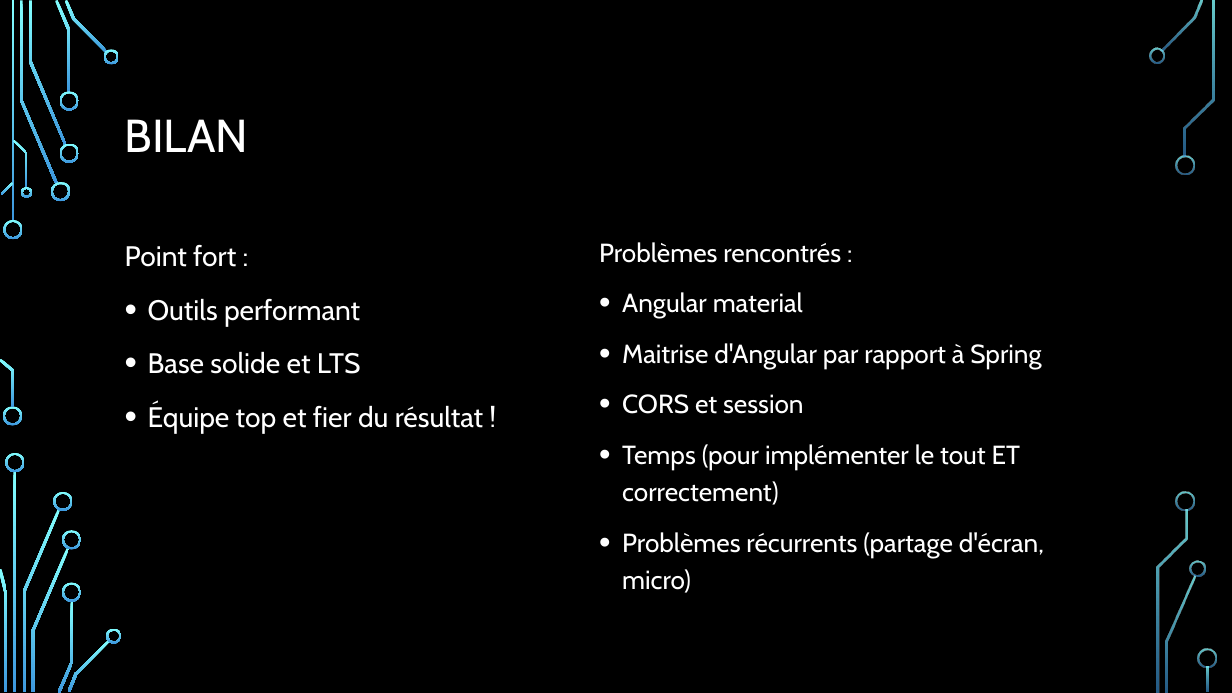
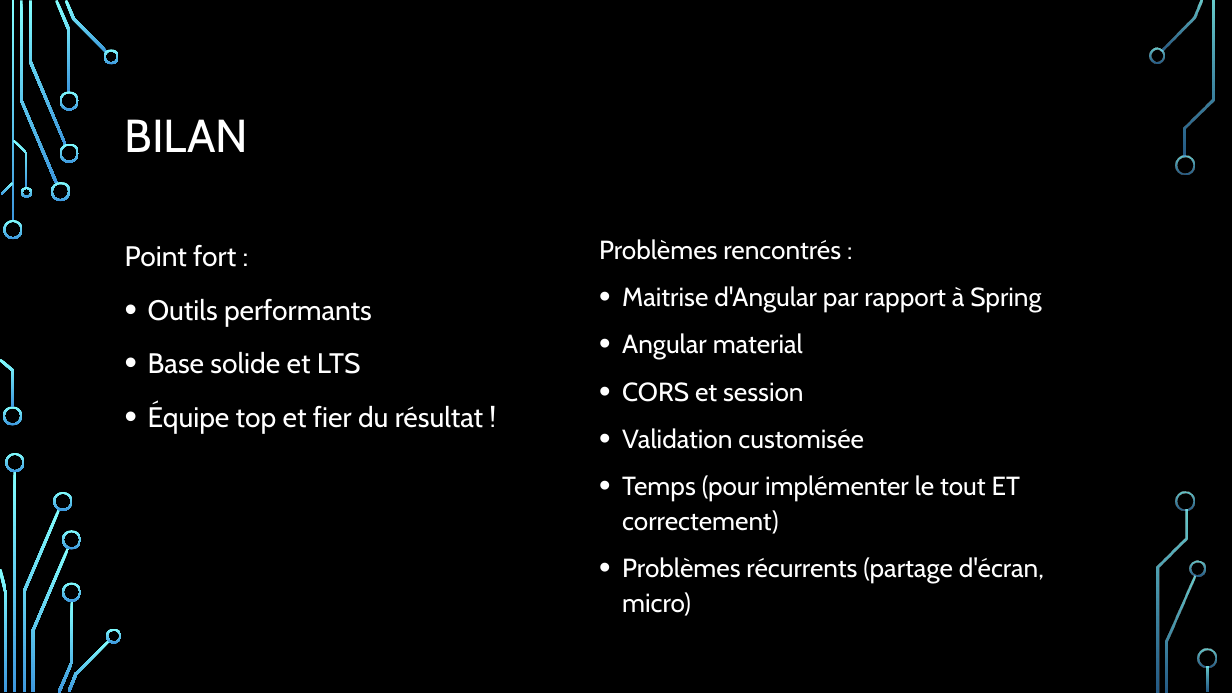
Before and after one commit to KierannCode/GameRef, a slide deck: slide 17 of présentation_orsys.pptx (slide 18 before the commit). Drawn at 1232x693 pixels with LibreOffice and Linux fonts; fonts in the diff are those of the drawing; background and template pictures are left out. Boxes give left, top, right and bottom in pixels: in the first picture for what was removed or moved away, otherwise in the second. Text is boxed around its words. In the diff, an @@ line names an element or a change of style, - is before the commit and + after.

```diff
--- a/présentation_orsys.pptx
+++ b/présentation_orsys.pptx
@@ text at <box>599,239,1044,583</box>: line spacing 1.2 to 1.1 @@
@@ text at <box>148,298,372,326</box>: text changed @@
-• Outils performant
+• Outils performants
@@ text at <box>622,286,1041,312</box>: paragraph added @@
+• Maitrise d'Angular par rapport à Spring
@@ text at <box>622,343,1041,369</box>: paragraph removed @@
-• Maitrise d'Angular par rapport à Spring
@@ text at <box>622,428,864,449</box>: paragraph added @@
+• Validation customisée
```
Also in this commit, not shown: 6 other slides changed, 1 slide removed.
